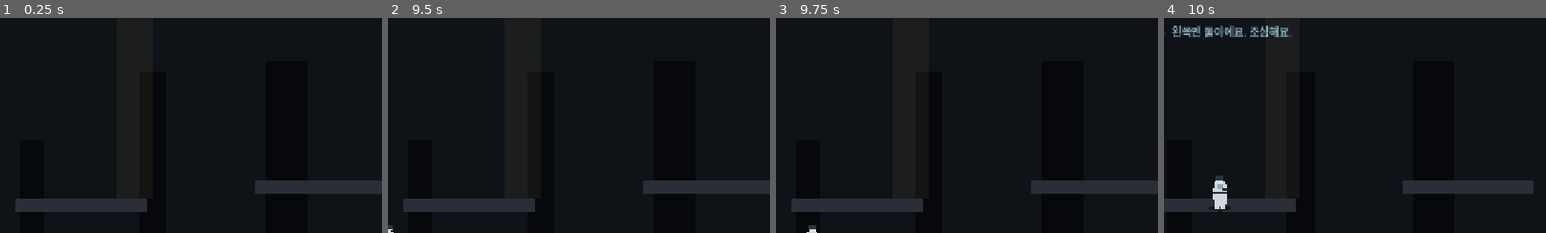
Above: before the commit, frames 1-4 (left to right).
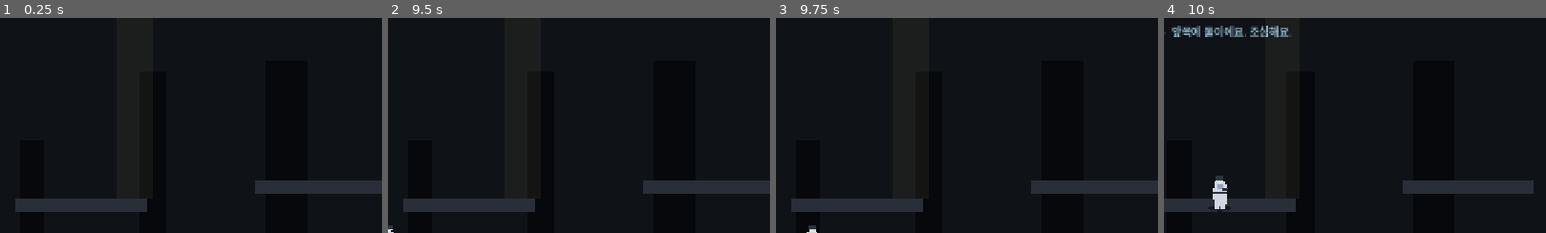
Above: after the commit, the same moments.

Repository: soomin007/EyesOnYou
Game: Godot game, scene res://scenes/stage.tscn
The game is run twice, just before and just after one commit, with the same random seed, the same clock (stepped at 60 frames per second) and the same inputs. This scene is started directly instead of the project's main scene.
Inputs (mouse positions are % of the whole screen's width and height, from its top left):
- Up to frame 1 (0.25 s): no input
- Up to frame 2 (9.5 s): tap Enter at 0.5 s; move the mouse to (72, 45) at 0.52 s; hold J (attack) 0.53-1.28 s; hold D (move_right) 0.53-2.03 s; click (72, 45) at 0.67 s; tap W (jump) at 0.77, 1.52, 3.02, 3.77, 5.27, 6.77, 7.52, 8.27 s; move the mouse to (30, 55) at 1.27 s; tap Shift (dash) at 1.35, 5.1, 8.1 s; move the mouse to (60, 28) at 2.02 s; hold A (move_left) 2.03-2.78 s; tap Space at 2.1, 5.85, 8.85 s; move the mouse to (45, 70) at 2.77 s; hold D (move_right) 2.78-4.25 s; tap K at 2.85, 6.6 s; click (45, 70) at 2.92 s; move the mouse to (80, 65) at 3.52 s; hold J (attack) 3.53-4.25 s; tap Q (skill) at 4.15 s; click "확인 (SPACE)" at 4.25 s; move the mouse to (20, 35) at 5.02 s; hold A (move_left) 5.03-5.78 s; move the mouse to (55, 50) at 5.77 s; hold D (move_right) 5.78-6.53 s; click (55, 50) at 5.92 s; move the mouse to (35, 25) at 6.52 s; hold A (move_left) 6.53-8.03 s; move the mouse to (72, 45) at 7.27 s; hold J (attack) 7.28-8.03 s; move the mouse to (30, 55) at 8.02 s; hold D (move_right) from 8.03 s (still down); click (30, 55) at 8.17 s; move the mouse to (60, 28) at 8.77 s
- Up to frame 3 (9.75 s): keep holding D (move_right); move the mouse to (45, 70) at 9.52 s; tap K at 9.6 s
- Up to frame 4 (10 s): keep holding D (move_right); tap W (jump) at 9.77 s
The pictures show only the part of the screen within x 44-94%, y 16-66%; the shares and areas given below are measured in that part.

Frames 1-3 are identical in both runs. In frame 4, 0.2% of the frame differs, in the area x 2-10%, y 3-9%.

Commit message:
fix: 레벨업 카드 빈 [], VEIL 좌/우 방향, 방패병 정면 판정
- LevelUpOverlay.gd: 카드 헤더가 빈 [] 였음. 신규 트리는 'tag' 대신 'family'/'tier' 키를 쓰는데 카드 표시가 옛 키를 읽고 있어서. '[전투 · T1]' 형식으로 family + 티어 표시.
- VeilDialogue.gd: Stage 0 브리핑 풀 '왼쪽이 더 빨라요' → '앞쪽이 더 빨라요'. 사이드스크롤이라 플레이어가 항상 좌→우로 진행하는데 '왼쪽' 표현이 어색.
- Stage.gd: Stage 0 VEIL 실수 트리거 '왼쪽엔 둘이에요' → '앞쪽에 둘이에요'.
- Enemy.gd / Bullet.gd / TutorialDummy.gd: 방패병 정면 판정을 bullet 위치(from_x)에서 bullet 진행 방향(from_dir)으로 변경.
  - 기존: rel = bullet.x - enemy.x로 부호 비교. 충돌 시점 bullet 위치가 enemy 안쪽으로 이미 들어가 있어 부호가 어긋날 수 있음.
  - 수정: from_dir * enemy.dir < 0 (head-on)일 때만 막음. bullet.dir은 spawn 시 고정이라 시점 영향 없음.
  - 폭발(Player.gd)은 from_dir 미지정(0) → 방패 무시 (AOE라 의도된 동작).

Diff:
--- a/scripts/Bullet.gd
+++ b/scripts/Bullet.gd
@@ -55,7 +55,9 @@
 			return
 		hit_enemies.append(body)
 		if body.has_method("take_damage"):
-			body.take_damage(damage, global_position.x)
+			# bullet의 진행 방향(dir)을 전달 — 방패 판정에 사용. 위치(global_position.x)는
+			# 충돌 시점에 enemy 안쪽으로 이미 들어가 있어 부호가 어긋날 수 있음.
+			body.take_damage(damage, dir)
 		if not pierce:
 			queue_free()
 	elif body is StaticBody2D:
--- a/scripts/Enemy.gd
+++ b/scripts/Enemy.gd
@@ -454,12 +454,11 @@
 	var dy: float = abs(p.global_position.y - global_position.y)
 	return dx <= SHIELD_DETECT_X and dy <= SHIELD_DETECT_Y
 
-func _shield_blocks(from_x: float) -> bool:
-	# from_x가 enemy의 정면(dir 방향)에 있으면 방패가 막음
-	var rel: float = from_x - global_position.x
-	if rel == 0.0:
-		return false
-	return (rel > 0.0 and dir > 0) or (rel < 0.0 and dir < 0)
+func _shield_blocks(from_dir: int) -> bool:
+	# bullet의 진행 방향이 enemy의 정면을 향하면(부호 반대) 방패가 막음.
+	# 예: enemy.dir=-1(왼쪽 향함), bullet.dir=+1(오른쪽으로 날아옴) → head-on → 막음.
+	# enemy.dir=-1, bullet.dir=-1(같은 방향, 즉 뒤에서 옴) → 통과.
+	return from_dir * dir < 0
 
 # ─── 공통 ───────────────────────────────────────────────────
 
@@ -517,12 +516,13 @@
 			player.take_hit(TOUCH_DAMAGE)
 			touch_cd = TOUCH_COOLDOWN
 
-func take_damage(amount: int, from_x: float = INF) -> void:
+func take_damage(amount: int, from_dir: int = 0) -> void:
 	if dead:
 		return
-	# 방패병 — 정면 피격은 막힘 (시각 피드백만)
-	if enemy_type == EnemyType.SHIELD and from_x != INF and _shield_blocks(from_x):
-		_show_block_spark(from_x)
+	# 방패병 — 정면(enemy.dir이 가리키는 쪽)으로 날아오는 사격은 막힘.
+	# 즉 bullet의 진행 방향(from_dir)과 enemy의 dir이 반대 부호일 때 head-on이라 막음.
+	if enemy_type == EnemyType.SHIELD and from_dir != 0 and _shield_blocks(from_dir):
+		_show_block_spark(from_dir)
 		return
 	hp -= amount
 	modulate = Color(1.6, 1.6, 1.6)
@@ -530,16 +530,18 @@
 	if hp <= 0:
 		_die()
 
-func _show_block_spark(from_x: float) -> void:
-	# 방패 막힘 — 노란 짧은 라인이 방패 면에서 튀는 효과
+func _show_block_spark(from_dir: int) -> void:
+	# 방패 막힘 — 노란 짧은 라인이 방패 면(enemy.dir 쪽 외곽)에서 튀는 효과
 	var spark := Line2D.new()
 	spark.width = 2.0
 	spark.default_color = Color(1.0, 0.85, 0.30, 0.9)
 	spark.z_index = 4
 	var face_x: float = global_position.x + (1.0 if dir > 0 else -1.0) * 16.0
 	var y0: float = global_position.y - 26.0
+	# 스파크는 방패 면 바깥쪽으로 튀는 모양. bullet이 들어온 방향의 반대로 흩어지게.
+	var splash: float = -8.0 * float(from_dir)
 	spark.add_point(Vector2(face_x, y0 - 4.0))
-	spark.add_point(Vector2(face_x + (8.0 if from_x > global_position.x else -8.0), y0))
+	spark.add_point(Vector2(face_x + splash, y0))
 	spark.add_point(Vector2(face_x, y0 + 4.0))
 	get_parent().add_child(spark)
 	var tw := spark.create_tween()
--- a/scripts/LevelUpOverlay.gd
+++ b/scripts/LevelUpOverlay.gd
@@ -52,8 +52,16 @@
 	for p in picks:
 		var skill: Dictionary = p
 		var btn := Button.new()
-		btn.custom_minimum_size = Vector2(220, 140)
-		btn.text = "%s\n[%s]\n\n%s" % [str(skill.get("name", "")), str(skill.get("tag", "")), str(skill.get("desc", ""))]
+		btn.custom_minimum_size = Vector2(220, 160)
+		var family: String = str(skill.get("family", ""))
+		var tier: int = int(skill.get("tier", 1))
+		var tier_tag: String = "T%d" % tier
+		var header: String
+		if family != "":
+			header = "[%s · %s]" % [family, tier_tag]
+		else:
+			header = "[%s]" % tier_tag
+		btn.text = "%s  %s\n\n%s" % [str(skill.get("name", "")), header, str(skill.get("desc", ""))]
 		btn.add_theme_font_size_override("font_size", 15)
 		btn.process_mode = Node.PROCESS_MODE_ALWAYS
 		var sid: String = str(skill.get("id", ""))
--- a/scripts/Stage.gd
+++ b/scripts/Stage.gd
@@ -53,7 +53,7 @@
 		return
 	if GameState.current_stage == 0:
 		# 첫 적 구역 진입 시 한 번 — 트리거 좌표는 첫 patrol 근처
-		_arm_veil_mistake_at(680.0, "왼쪽엔 둘이에요. 조심해요.", "셋이었네요. 제가 틀렸어요.")
+		_arm_veil_mistake_at(680.0, "앞쪽에 둘이에요. 조심해요.", "셋이었네요. 제가 틀렸어요.")
 	elif GameState.current_stage == 2:
 		_arm_veil_mistake_at(1400.0, "이 구역은 경비 없을 거예요.", "있었네요. 미안해요.")
 
--- a/scripts/TutorialDummy.gd
+++ b/scripts/TutorialDummy.gd
@@ -19,7 +19,7 @@
 	add_child(col)
 	visual = CharacterArt.build_tutorial_dummy(self)
 
-func take_damage(amount: int, _from_x: float = INF) -> void:
+func take_damage(amount: int, _from_dir: int = 0) -> void:
 	if dead:
 		return
 	hp -= amount
--- a/scripts/VeilDialogue.gd
+++ b/scripts/VeilDialogue.gd
@@ -8,7 +8,7 @@
 const BRIEFINGS: Array = [
 	# stage 0 — ACT 1
 	[
-		"외곽 경비 두 명이에요. 왼쪽이 더 빨라요.",
+		"외곽 경비 두 명이에요. 앞쪽이 더 빨라요.",
 		"첫 임무예요, 요원. 천천히 가도 돼요.",
 		"외곽부터 시작해요. 경계가 느슨한 편이에요.",
 	],
Not shown, added: scripts/SkillTreeData.gd.uid
